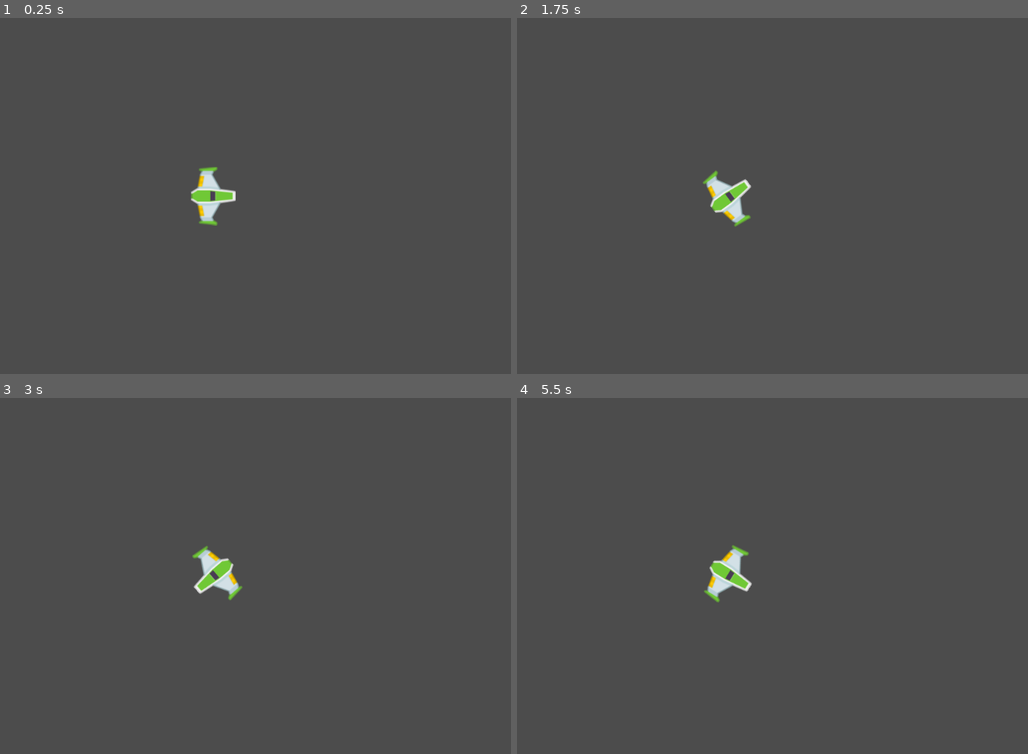
Above: before the commit, frames 1-4 (two rows, left to right).
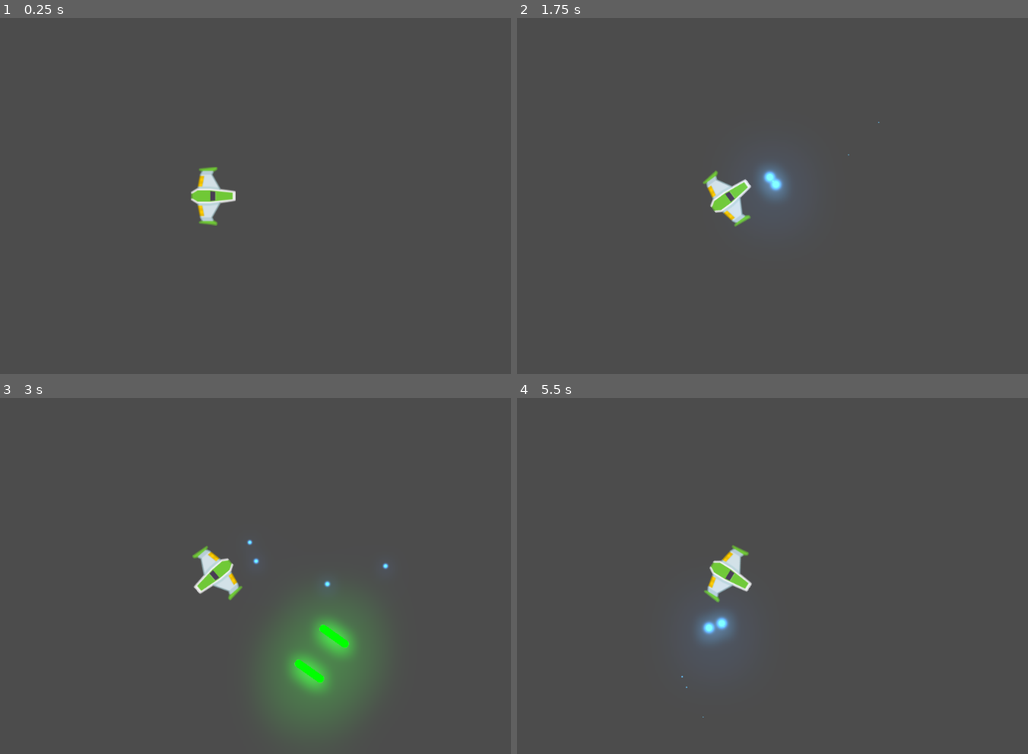
Above: after the commit, the same moments.

Repository: elSaddy9/Pixel_Lab_Etapa_3
Game: Godot game, scene res://Juego/Niveles/NivelTest.tscn
Same seed, same stepped clock (60 frames per second), same inputs: the game is played once before the commit and once after it.
Inputs:
- Up to frame 1 (0.25 s): no input
- Up to frame 2 (1.75 s): tap Enter at 0.5 s; hold Up (Adelante) 0.53-1.28 s; tap E (Laser, bound only after the commit) at 0.6, 1.55 s; hold Down (Atras) from 1.28 s (still down); tap Left (Antihorario) at 1.35 s
- Up to frame 3 (3 s): release Down (Atras) at 2.03 s; hold Right (Horario) 2.03-2.78 s; hold Up (Adelante) from 2.03 s (still down); tap E (Laser, bound only after the commit) at 2.3 s; tap W (disparo_principal) at 2.85 s
- Up to frame 4 (5.5 s): tap E (Laser, bound only after the commit) at 3.05, 3.6, 4.35, 5.3 s; release Up (Adelante) at 3.53 s; hold Down (Atras) from 3.53 s (still down); hold Left (Antihorario) from 5.03 s (still down)

The runs differ from the first frame. In frame 2, 0.7% of the frame differs, in the area x 46-71%, y 29-53%; in frame 3, 5.9%, in the area x 48-77%, y 39-93%; in frame 4, 0.8%.

Commit message:
Agregar laser glowing
-Agregar laser desde otro proyecto
-Hacer world envoriement
-glowing proyectil

Diff:
--- a/Juego/Naves/Player/Player.gd
+++ b/Juego/Naves/Player/Player.gd
@@ -8,6 +8,7 @@
 
 ##Atributos onready
 onready var canion:Canion = $Canion
+onready var laser:RayoLaser = $LaserBeam2D
 
 ##Atributos
 var empuje:Vector2 = Vector2.ZERO
@@ -20,6 +21,13 @@
 	pass # Replace with function body.
 
 ##Metodos
+func _unhandled_input(event: InputEvent) -> void:
+	if Input.is_action_just_pressed("Laser"):
+		laser.set_is_casting(true)
+
+	if Input.is_action_just_released("Laser"):
+		laser.set_is_casting(false)
+
 func _integrate_forces(_state: Physics2DDirectBodyState) -> void:
 	apply_central_impulse(empuje.rotated(rotation))
 	apply_torque_impulse(dir_rotacion * potencia_rotacion)
--- a/Juego/Naves/Player/Player.tscn
+++ b/Juego/Naves/Player/Player.tscn
@@ -1,8 +1,9 @@
-[gd_scene load_steps=6 format=2]
+[gd_scene load_steps=7 format=2]
 
 [ext_resource path="res://Juego/Naves/Player/player_green.png" type="Texture" id=1]
 [ext_resource path="res://Juego/Naves/Player/Player.gd" type="Script" id=2]
 [ext_resource path="res://Juego/Proyectiles/Canion.tscn" type="PackedScene" id=3]
+[ext_resource path="res://Juego/Proyectiles/Laser/LaserBeam2D.tscn" type="PackedScene" id=4]
 
 [sub_resource type="PhysicsMaterial" id=2]
 friction = 0.0
@@ -27,12 +28,16 @@
 [node name="Canion" parent="." instance=ExtResource( 3 )]
 
 [node name="PuntoDerecho" parent="Canion" index="0"]
-position = Vector2( 0, -36 )
+position = Vector2( 45, -36 )
 
 [node name="PuntoIzquierdo" parent="Canion" index="1"]
-position = Vector2( 0, 36 )
+position = Vector2( 45, 36 )
 
 [node name="Camera2D" type="Camera2D" parent="."]
 current = true
 
+[node name="LaserBeam2D" parent="." instance=ExtResource( 4 )]
+position = Vector2( 42, 0 )
+cast_to = Vector2( 58, 1 )
+
 [editable path="Canion"]
--- a/Juego/Niveles/NivelTest.tscn
+++ b/Juego/Niveles/NivelTest.tscn
@@ -1,7 +1,8 @@
-[gd_scene load_steps=3 format=2]
+[gd_scene load_steps=4 format=2]
 
 [ext_resource path="res://Juego/Naves/Player/Player.tscn" type="PackedScene" id=1]
 [ext_resource path="res://Juego/Niveles/Nivel.gd" type="Script" id=2]
+[ext_resource path="res://default_env.tres" type="Environment" id=3]
 
 [node name="NivelTest" type="Node2D"]
 script = ExtResource( 2 )
@@ -11,3 +12,6 @@
 __meta__ = {
 "_edit_group_": true
 }
+
+[node name="WorldEnvironment" type="WorldEnvironment" parent="."]
+environment = ExtResource( 3 )
--- /dev/null
+++ b/Juego/Proyectiles/Laser/LaserBeam2D.gd
@@ -0,0 +1,89 @@
+# Casts a laser along a raycast, emitting particles on the impact point.
+# Use `is_casting` to make the laser fire and stop.
+# You can attach it to a weapon or a ship; the laser will rotate with its parent.
+class_name RayoLaser
+extends RayCast2D
+
+# Speed at which the laser extends when first fired, in pixels per seconds.
+export var cast_speed := 7000.0
+# Maximum length of the laser in pixels.
+export var max_length := 1400.0
+# Base duration of the tween animation in seconds.
+export var growth_time := 0.1
+
+# If `true`, the laser is firing.
+# It plays appearing and disappearing animations when it's not animating.
+# See `appear()` and `disappear()` for more information.
+var is_casting := false setget set_is_casting
+
+onready var fill := $FillLine2D
+onready var tween := $Tween
+onready var casting_particles := $CastingParticles2D
+onready var collision_particles := $CollisionParticles2D
+onready var beam_particles := $BeamParticles2D
+onready var laser_sfx:AudioStreamPlayer = $AudioStreamPlayer
+
+onready var line_width: float = fill.width
+
+
+func _ready() -> void:
+	set_physics_process(false)
+	fill.points[1] = Vector2.ZERO
+
+
+func _physics_process(delta: float) -> void:
+	cast_to = (cast_to + Vector2.RIGHT * cast_speed * delta).limit_length(max_length)
+	cast_beam()
+
+
+func set_is_casting(cast: bool) -> void:
+	is_casting = cast
+
+	if is_casting:
+		laser_sfx.play()
+		cast_to = Vector2.ZERO
+		fill.points[1] = cast_to
+		appear()
+	else:
+		laser_sfx.stop()
+		# Reset the laser endpoint
+		fill.points[1] = Vector2.ZERO
+
+		collision_particles.emitting = false
+		disappear()
+
+	set_physics_process(is_casting)
+	beam_particles.emitting = is_casting
+	casting_particles.emitting = is_casting
+
+
+# Controls the emission of particles and extends the Line2D to `cast_to` or the ray's
+# collision point, whichever is closest.
+func cast_beam() -> void:
+	var cast_point := cast_to
+
+	force_raycast_update()
+	collision_particles.emitting = is_colliding()
+
+	if is_colliding():
+		cast_point = to_local(get_collision_point())
+		collision_particles.global_rotation = get_collision_normal().angle()
+		collision_particles.position = cast_point
+
+	fill.points[1] = cast_point
+	beam_particles.position = cast_point * 0.5
+	beam_particles.process_material.emission_box_extents.x = cast_point.length() * 0.5
+
+
+func appear() -> void:
+	if tween.is_active():
+		tween.stop_all()
+	tween.interpolate_property(fill, "width", 0, line_width, growth_time * 2)
+	tween.start()
+
+
+func disappear() -> void:
+	if tween.is_active():
+		tween.stop_all()
+	tween.interpolate_property(fill, "width", fill.width, 0, growth_time)
+	tween.start()
--- /dev/null
+++ b/Juego/Proyectiles/Laser/LaserBeam2D.tscn
@@ -0,0 +1,116 @@
+[gd_scene load_steps=13 format=2]
+
+[ext_resource path="res://Juego/Proyectiles/Laser/LaserBeam2D.gd" type="Script" id=1]
+[ext_resource path="res://Juego/Proyectiles/Laser/glowing_circle.png" type="Texture" id=2]
+[ext_resource path="res://Juego/Proyectiles/Laser/laser.ogg" type="AudioStream" id=3]
+
+[sub_resource type="Gradient" id=1]
+offsets = PoolRealArray( 0.582915, 1 )
+colors = PoolColorArray( 1, 1, 1, 1, 1, 1, 1, 0 )
+
+[sub_resource type="GradientTexture" id=2]
+gradient = SubResource( 1 )
+
+[sub_resource type="Curve" id=3]
+_data = [ Vector2( 0.518072, 1 ), 0.0, -3.53434, 0, 0, Vector2( 1, 0 ), 0.0, 0.0, 0, 0 ]
+
+[sub_resource type="CurveTexture" id=4]
+curve = SubResource( 3 )
+
+[sub_resource type="ParticlesMaterial" id=5]
+flag_disable_z = true
+gravity = Vector3( 0, 0, 0 )
+initial_velocity = 100.0
+orbit_velocity = 0.0
+orbit_velocity_random = 0.0
+scale = 0.5
+scale_curve = SubResource( 4 )
+color_ramp = SubResource( 2 )
+
+[sub_resource type="Curve" id=6]
+_data = [ Vector2( 0, 0 ), 0.0, 0.0, 0, 0, Vector2( 0.503614, 0.957505 ), 0.0, 0.0, 0, 0, Vector2( 1, 0 ), 0.0, 0.0, 0, 0 ]
+
+[sub_resource type="CurveTexture" id=7]
+curve = SubResource( 6 )
+
+[sub_resource type="ParticlesMaterial" id=8]
+emission_shape = 2
+emission_box_extents = Vector3( 60, 20, 1 )
+flag_align_y = true
+flag_disable_z = true
+direction = Vector3( -1, 0, 0 )
+spread = 0.0
+gravity = Vector3( 0, 0, 0 )
+initial_velocity = 30.0
+orbit_velocity = 0.0
+orbit_velocity_random = 0.0
+tangential_accel = 100.0
+tangential_accel_random = 1.0
+scale = 0.3
+scale_curve = SubResource( 7 )
+
+[sub_resource type="ParticlesMaterial" id=9]
+flag_disable_z = true
+spread = 50.0
+gravity = Vector3( 0, 0, 0 )
+initial_velocity = 300.0
+orbit_velocity = 0.0
+orbit_velocity_random = 0.0
+scale = 0.5
+scale_curve = SubResource( 4 )
+color_ramp = SubResource( 2 )
+
+[node name="LaserBeam2D" type="RayCast2D"]
+enabled = true
+cast_to = Vector2( 0, 0 )
+script = ExtResource( 1 )
+
+[node name="FillLine2D" type="Line2D" parent="."]
+modulate = Color( 1.5, 1.5, 1.5, 1 )
+points = PoolVector2Array( 0, 0, 100, 0 )
+default_color = Color( 0.301961, 0.65098, 1, 1 )
+texture_mode = 2
+joint_mode = 2
+begin_cap_mode = 2
+end_cap_mode = 2
+sharp_limit = 8.0
+antialiased = true
+
+[node name="CastingParticles2D" type="Particles2D" parent="."]
+modulate = Color( 1.5, 1.5, 1.5, 1 )
+show_behind_parent = true
+emitting = false
+lifetime = 0.3
+visibility_rect = Rect2( 0, -18.722, 29.6756, 38.4841 )
+local_coords = false
+process_material = SubResource( 5 )
+texture = ExtResource( 2 )
+
+[node name="BeamParticles2D" type="Particles2D" parent="."]
+modulate = Color( 1.5, 1.5, 1.5, 1 )
+emitting = false
+amount = 50
+preprocess = 1.0
+randomness = 1.0
+visibility_rect = Rect2( -2500, -2500, 5000, 5000 )
+local_coords = false
+draw_order = 1
+process_material = SubResource( 8 )
+texture = ExtResource( 2 )
+
+[node name="CollisionParticles2D" type="Particles2D" parent="."]
+modulate = Color( 1.5, 1.5, 1.5, 1 )
+show_behind_parent = true
+emitting = false
+amount = 16
+lifetime = 0.3
+visibility_rect = Rect2( -2500, -2500, 5000, 5000 )
+local_coords = false
+process_material = SubResource( 9 )
+texture = ExtResource( 2 )
+
+[node name="Tween" type="Tween" parent="."]
+
+[node name="AudioStreamPlayer" type="AudioStreamPlayer" parent="."]
+stream = ExtResource( 3 )
+bus = "Disparo"
--- a/Juego/Proyectiles/Proyectil_principal.tscn
+++ b/Juego/Proyectiles/Proyectil_principal.tscn
@@ -4,13 +4,14 @@
 [ext_resource path="res://Juego/Proyectiles/Proyectil_principal.gd" type="Script" id=2]
 
 [sub_resource type="CapsuleShape2D" id=1]
-radius = 9.0
-height = 48.0
+radius = 10.9999
+height = 40.0002
 
 [node name="Proyectil_principal" type="Area2D"]
 script = ExtResource( 2 )
 
 [node name="Sprite" type="Sprite" parent="."]
+modulate = Color( 0, 1.5, 0, 1 )
 rotation = 1.5708
 texture = ExtResource( 1 )
 
--- a/default_env.tres
+++ b/default_env.tres
@@ -3,5 +3,11 @@
 [sub_resource type="ProceduralSky" id=1]
 
 [resource]
-background_mode = 2
+background_mode = 4
 background_sky = SubResource( 1 )
+glow_enabled = true
+glow_intensity = 0.6
+glow_blend_mode = 0
+glow_bicubic_upscale = true
+glow_high_quality = true
+adjustment_enabled = true
--- a/project.godot
+++ b/project.godot
@@ -28,12 +28,18 @@
 "class": "Proyectil",
 "language": "GDScript",
 "path": "res://Juego/Proyectiles/Proyectil_principal.gd"
+}, {
+"base": "RayCast2D",
+"class": "RayoLaser",
+"language": "GDScript",
+"path": "res://Juego/Proyectiles/Laser/LaserBeam2D.gd"
 } ]
 _global_script_class_icons={
 "Canion": "",
 "Nivel": "",
 "Player": "",
-"Proyectil": ""
+"Proyectil": "",
+"RayoLaser": ""
 }
 
 [application]
@@ -77,6 +83,11 @@
 "events": [ Object(InputEventKey,"resource_local_to_scene":false,"resource_name":"","device":0,"alt":false,"shift":false,"control":false,"meta":false,"command":false,"pressed":false,"scancode":0,"physical_scancode":87,"unicode":0,"echo":false,"script":null)
  ]
 }
+Laser={
+"deadzone": 0.5,
+"events": [ Object(InputEventKey,"resource_local_to_scene":false,"resource_name":"","device":0,"alt":false,"shift":false,"control":false,"meta":false,"command":false,"pressed":false,"scancode":0,"physical_scancode":69,"unicode":0,"echo":false,"script":null)
+ ]
+}
 
 [physics]
 
Binary file added: Juego/Proyectiles/Laser/glowing_circle.png
Not shown, added: Juego/Proyectiles/Laser/glowing_circle.png.import
Not shown, added: Juego/Proyectiles/Laser/laser.ogg.import
Not shown, added: Juego/Proyectiles/Laser/laser.ogg
